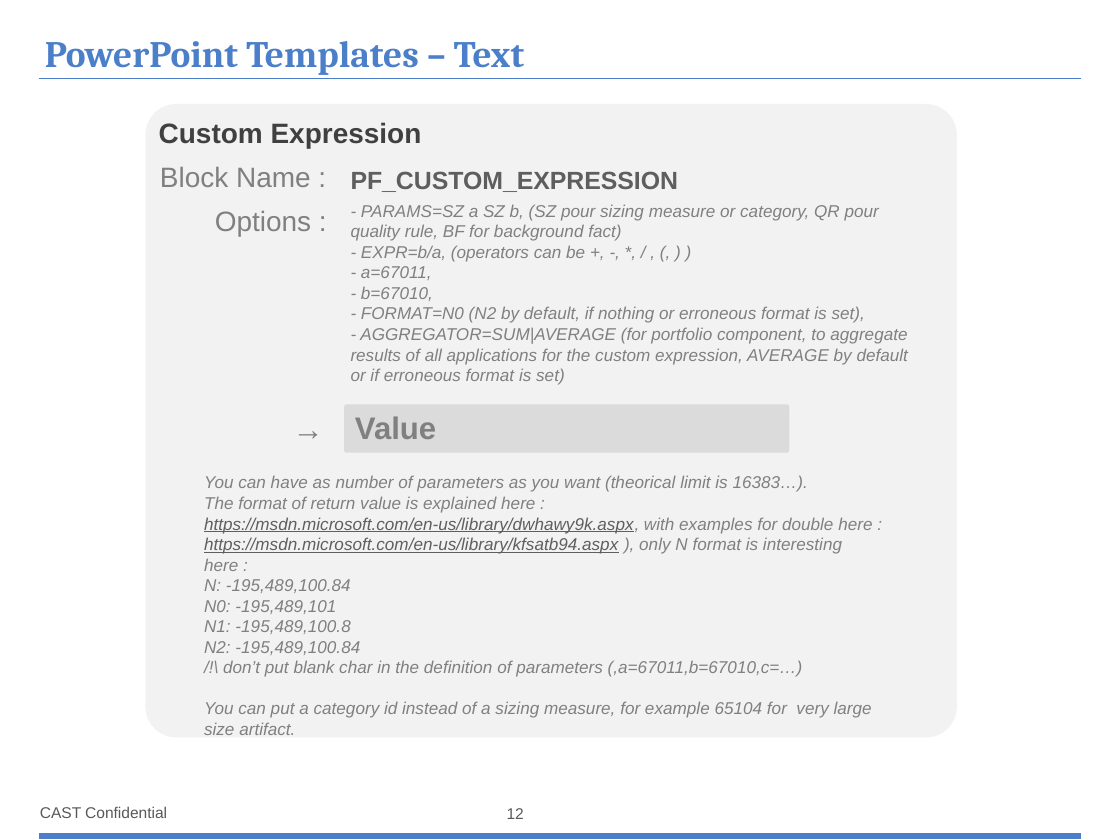
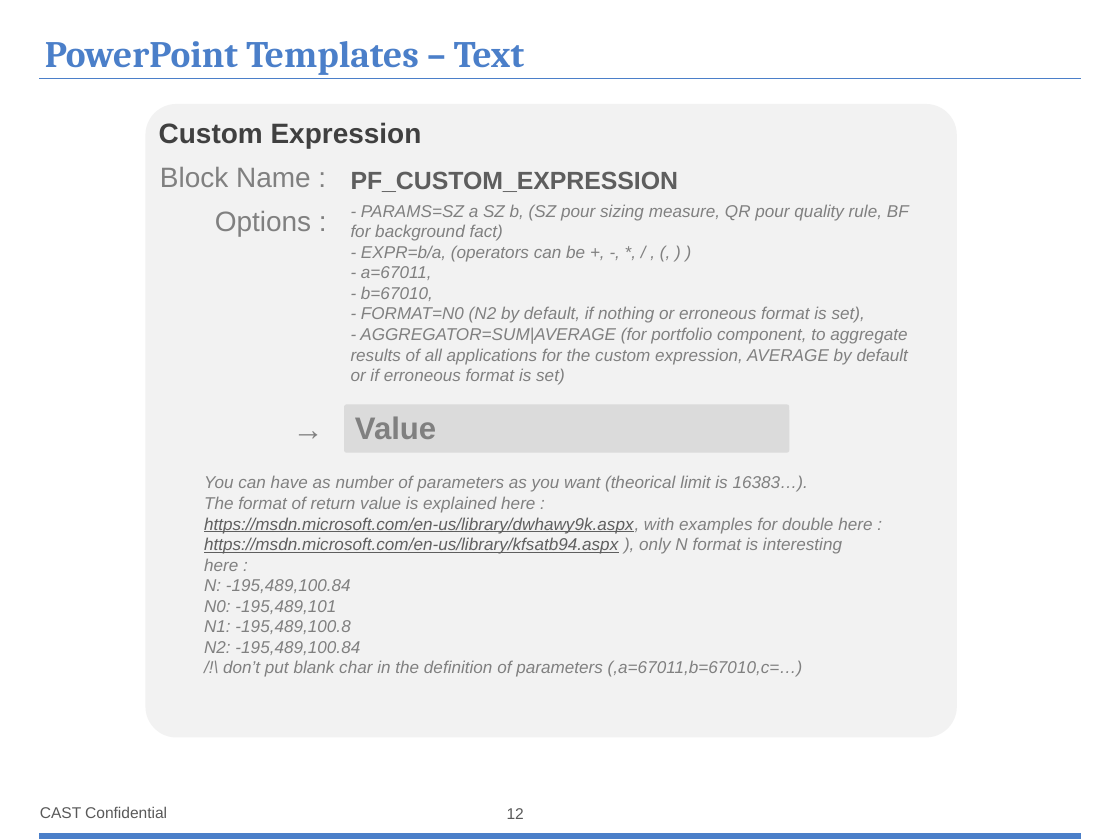
Before and after one commit to CAST-projects/CAST-ReportGenerator, a slide deck: slide 12 of CastReporting.Reporting.Core/Templates/Portfolio/Portfolio component library/1- Portfolio-Powerpoint-components-library.pptx. Drawn at 1120x840 pixels with LibreOffice and Linux fonts; fonts in the diff are those of the drawing; background and template pictures are left out. Boxes give left, top, right and bottom in pixels: in the first picture for what was removed or moved away, otherwise in the second. Text is boxed around its words. In the diff, an @@ line names an element or a change of style, - is before the commit and + after.

Commit message:
REPORTGEN-914: update library templates

```diff
--- a/CastReporting.Reporting.Core/Templates/Portfolio/Portfolio component library/1- Portfolio-Powerpoint-components-library.pptx
+++ b/CastReporting.Reporting.Core/Templates/Portfolio/Portfolio component library/1- Portfolio-Powerpoint-components-library.pptx
@@ text at (351,204,909,241): text changed @@
-- PARAMS=SZ a SZ b, (SZ pour sizing measure or category, QR pour quality rule, BF for background fact)
+- PARAMS=SZ a SZ b, (SZ pour sizing measure, QR pour quality rule, BF for background fact)
@@ text at (204,701,872,735): paragraph removed @@
-You can put a category id instead of a sizing measure, for example 65104 for very large size artifact.
```
Also in this commit, not shown: 1 other file.
